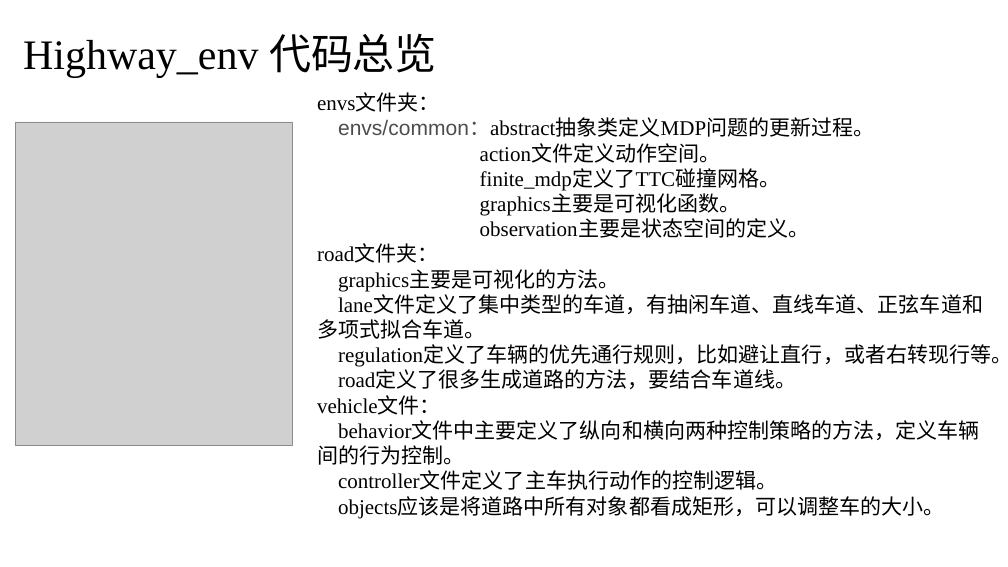
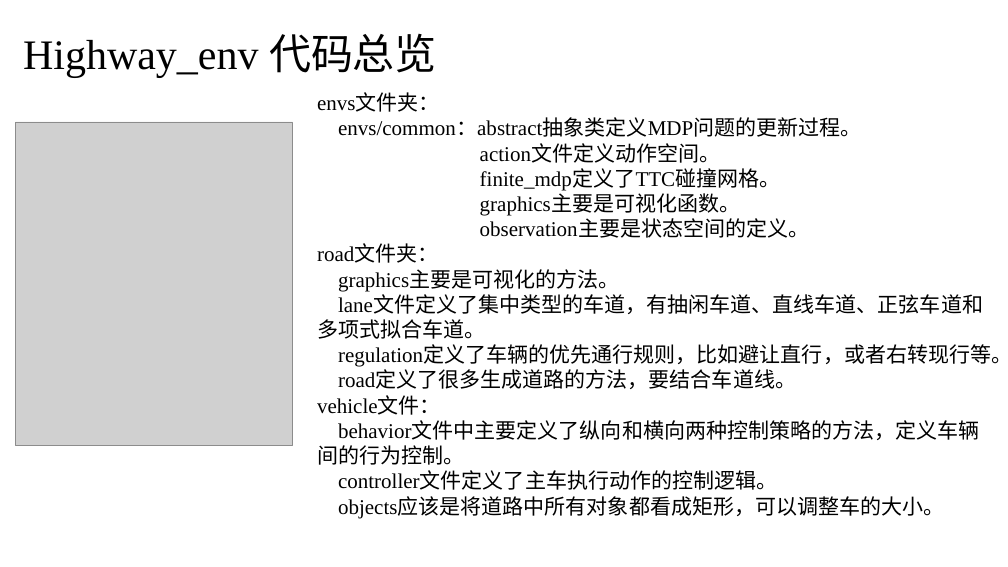
Before and after one commit to QinCheng0928/RL, a slide deck: slide 2 of Highway_env代码学习.pptx. Drawn at 1008x567 pixels with LibreOffice and Linux fonts; fonts in the diff are those of the drawing; grey boxes stand for pictures. Boxes give left, top, right and bottom in pixels: in the first picture for what was removed or moved away, otherwise in the second. Text is boxed around its words. In the diff, an @@ line names an element or a change of style, - is before the commit and + after.

```diff
--- a/Highway_env代码学习.pptx
+++ b/Highway_env代码学习.pptx
@@ text at (338, 119, 862, 137): font Arial to Times New Roman, text colour #4D4D4D to #000000 in "envs/common：abstract抽象类定义MDP问题的更新过程。" @@
```
Also in this commit, not shown: 2 slides added, 1 slide removed, 1 other file.
